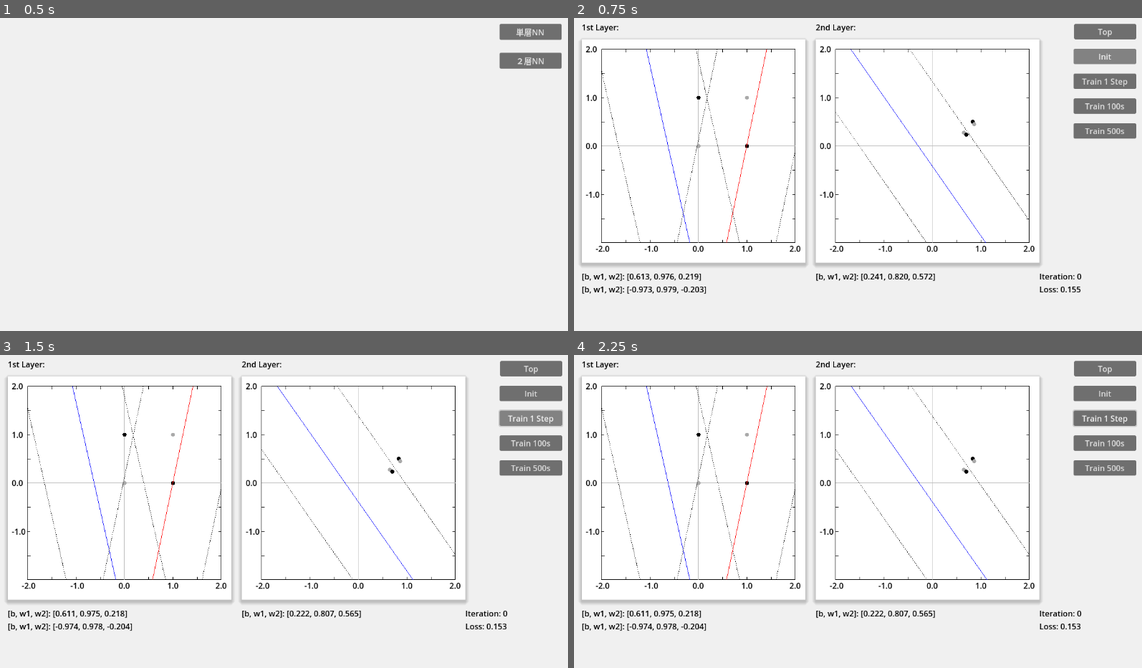
Above: before the commit, frames 1-4 (two rows, left to right).
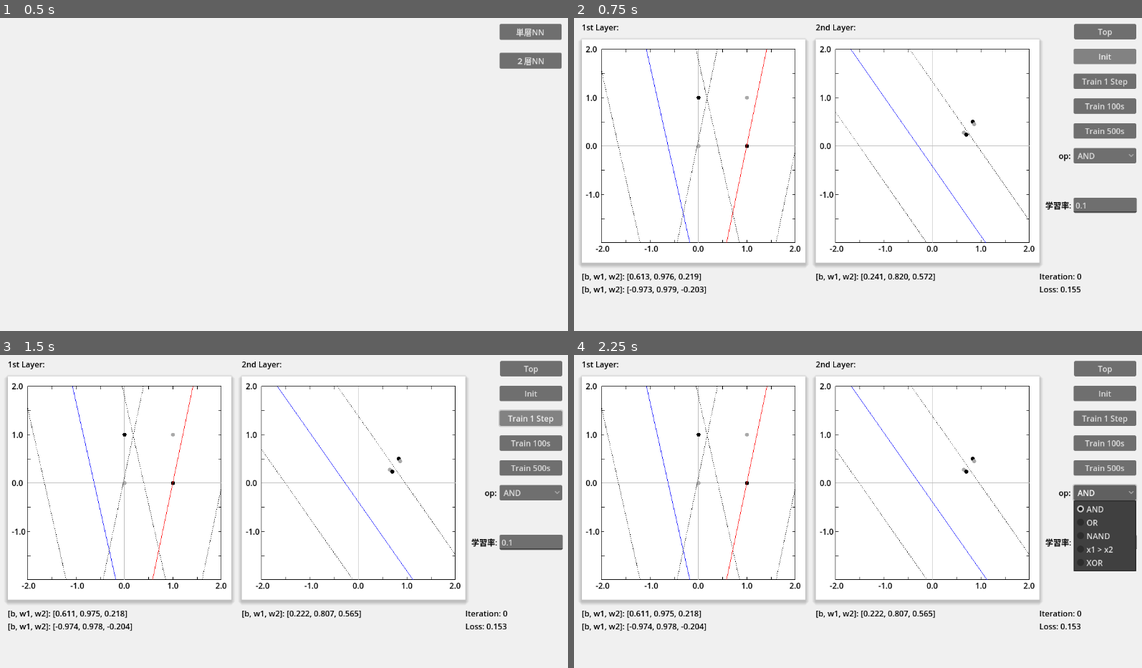
Above: after the commit, the same moments.

Repository: vivisuke/VisualFCL
Game: Godot game, scene res://top_scene.tscn
Same seed, same stepped clock (60 frames per second), same inputs: the game is played once before the commit and once after it.
Inputs (mouse positions are in pixels of both pictures, inside the frame that each line leads up to):
- Up to frame 1 (0.5 s): no input
- Up to frame 2 (0.75 s): click "２層NN" at 0.5 s
- Up to frame 3 (1.5 s): click "Train 1 Step" at 1.25 s
- Up to frame 4 (2.25 s): click (1102, 492) at 2 s, where only the run after the commit has a clickable "AND"

Frame 1 is identical in both runs. In frame 2, 1.2% of the frame differs, in the area x 82-100%, y 41-63%; in frame 3, 1.2%; in frame 4, 3.3%, in the area x 82-100%, y 17-70%.

Commit message:
0045 ◎ C 06/17 06/18 0.001│ToDo│２層NNシーン：演算子選択可能に 0046 ◎ C 06/17 06/18 0.001│ToDo│２層NNシーン：学習率指定可能に

Diff:
--- a/VisualFCL/fc2layer_scene.tscn
+++ b/VisualFCL/fc2layer_scene.tscn
@@ -116,8 +116,53 @@
 offset_bottom = 256.0
 text = "Train 500s"
 
+[node name="OperatorButton" type="OptionButton" parent="."]
+offset_left = 1010.0
+offset_top = 275.0
+offset_right = 1136.0
+offset_bottom = 306.0
+item_count = 5
+selected = 0
+popup/item_0/text = "AND"
+popup/item_0/id = 0
+popup/item_1/text = "OR"
+popup/item_1/id = 1
+popup/item_2/text = "NAND"
+popup/item_2/id = 2
+popup/item_3/text = "x1 > x2"
+popup/item_3/id = 3
+popup/item_4/text = "XOR"
+popup/item_4/id = 4
+
+[node name="Label" type="Label" parent="OperatorButton"]
+layout_mode = 0
+offset_left = -41.0
+offset_right = -1.0
+offset_bottom = 31.0
+theme_override_colors/font_color = Color(0, 0, 0, 1)
+text = "op: "
+horizontal_alignment = 2
+vertical_alignment = 1
+
+[node name="LearningRate" type="LineEdit" parent="."]
+offset_left = 1010.0
+offset_top = 375.0
+offset_right = 1137.0
+offset_bottom = 406.0
+text = "0.1"
+
+[node name="Label" type="Label" parent="LearningRate"]
+layout_mode = 0
+offset_left = -91.0
+offset_bottom = 31.0
+theme_override_colors/font_color = Color(0, 0, 0, 1)
+text = "学習率: "
+horizontal_alignment = 2
+vertical_alignment = 1
+
 [connection signal="pressed" from="TopButton" to="." method="_on_top_button_pressed"]
 [connection signal="pressed" from="InitButton" to="." method="_on_init_button_pressed"]
 [connection signal="pressed" from="Train1Button" to="." method="_on_train_1_button_pressed"]
 [connection signal="pressed" from="Train100Button" to="." method="_on_train_100_button_pressed"]
 [connection signal="pressed" from="Train500Button" to="." method="_on_train_500_button_pressed"]
+[connection signal="item_selected" from="OperatorButton" to="." method="_on_operator_button_item_selected"]
--- a/VisualFCL/scripts/fc2layer_scene.gd
+++ b/VisualFCL/scripts/fc2layer_scene.gd
@@ -158,6 +158,7 @@
 	scnd_layer.backward([x1, x2], d)
 	pass
 func do_train():
+	ALPHA = float($LearningRate.text)
 	for i in range(3):
 		vec_first_layer[0].vec_weight[i] -= vec_grad_11[i] * ALPHA
 		vec_first_layer[1].vec_weight[i] -= vec_grad_12[i] * ALPHA
@@ -193,3 +194,10 @@
 func _on_train_500_button_pressed():
 	n_train = 500
 	pass # Replace with function body.
+
+
+func _on_operator_button_item_selected(index):
+	ope = index
+	forward_and_backward()
+	update_view()
+	pass # Replace with function body.
Not shown, changed: VisualFCL.spr
